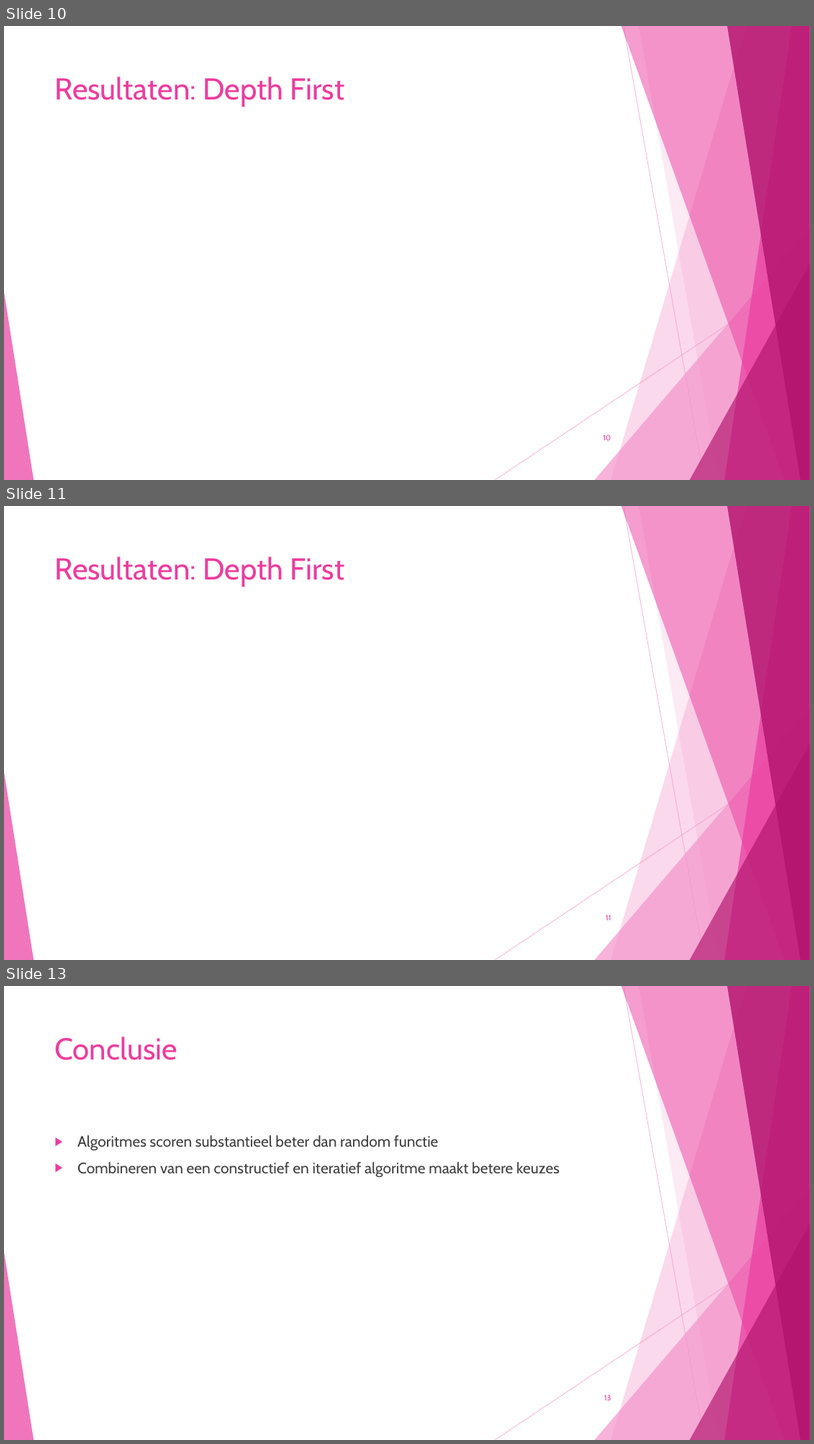
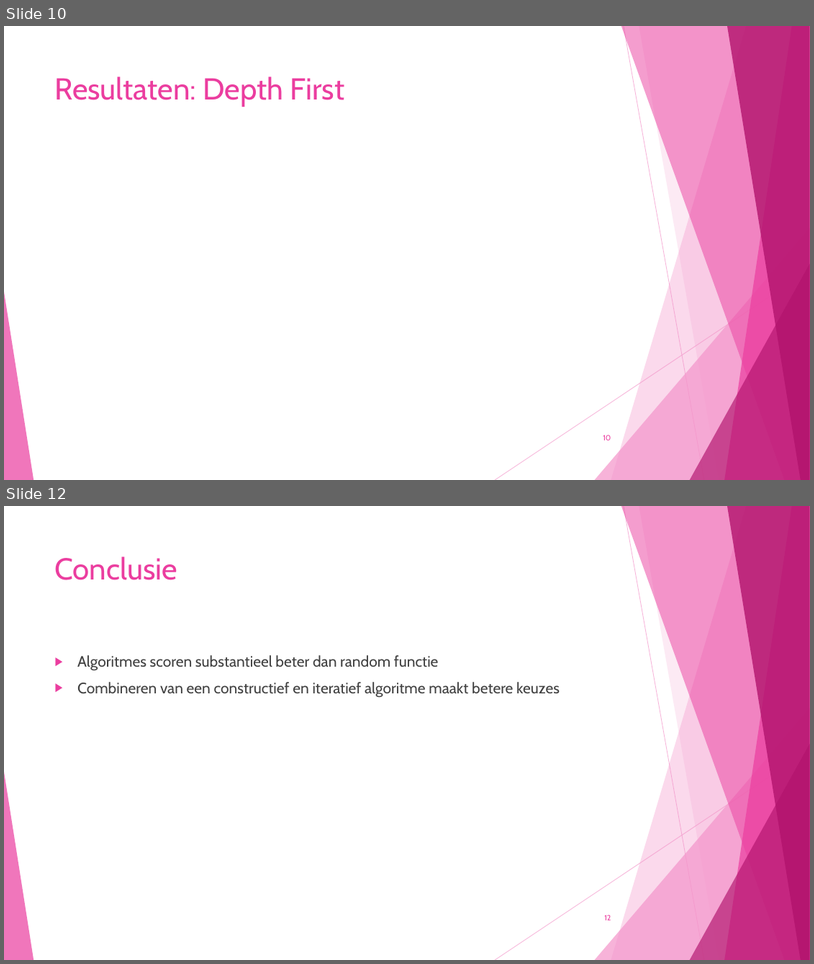
Before and after one commit to corne12345/Lekker-oke-, a slide deck: Eindpresentatie/Amstelhage eindpresentatie.pptx. Shown one above the other, each under a label of ours: slides 10, 11 and 13 before the commit, slides 10 and 12 after it; the slides between them are not shown. The pictures are 814x1444 and 814x964 pixels, drawn with LibreOffice and Linux fonts; fonts in the diff are those of the drawing. Boxes give left, top, right and bottom in pixels: in the first picture for what was removed or moved away, otherwise in the second. Text is boxed around its words. In the diff, an @@ line names an element or a change of style, - is before the commit and + after.

```diff
--- a/Eindpresentatie/Amstelhage eindpresentatie.pptx
+++ b/Eindpresentatie/Amstelhage eindpresentatie.pptx
@@ slide 11 removed at [4, 506, 810, 960], background #FFFFFF; not listed: 10 template elements that a slide beside it also shows @@
@@ title removed at [55, 556, 345, 587] @@
-Resultaten: Depth First
@@ page number removed at [606, 914, 611, 920] @@
-11
@@ what was slide 13 is now slide 12 @@
@@ page number at [604, 914, 611, 920]: text changed @@
-13
+12
```
Also in this commit, not shown: 3 slides changed, 1 other file.
